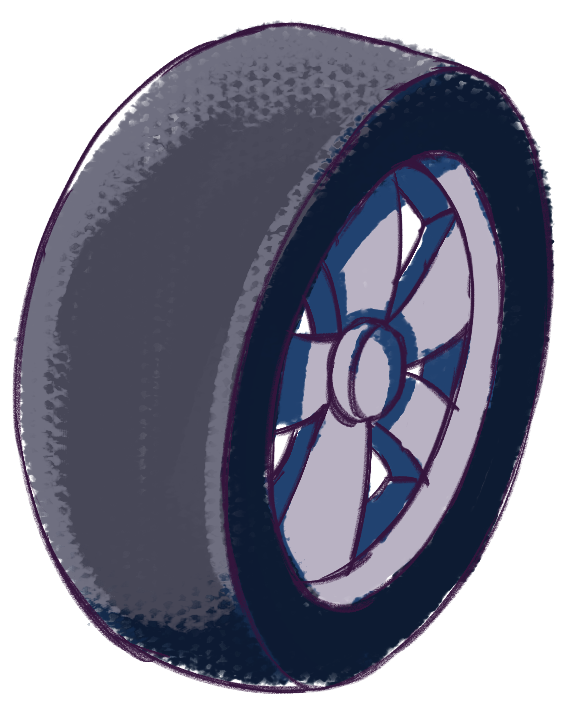
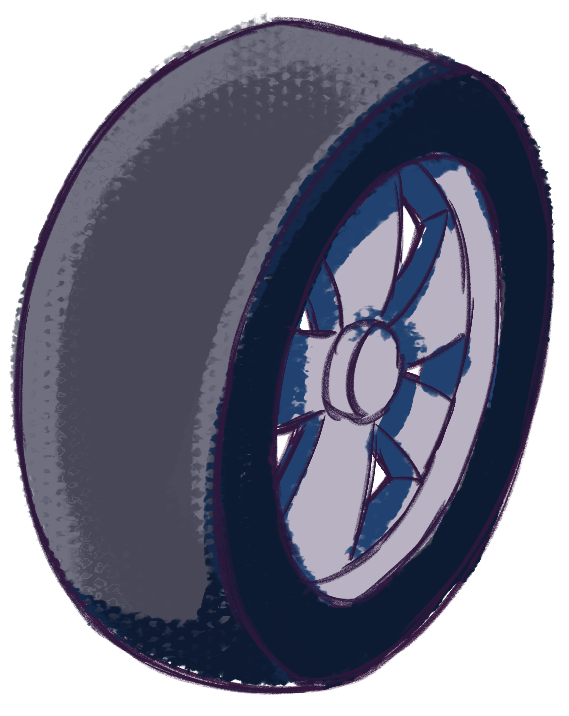
Two versions of the same layered image (569 x 716). Layer-by-layer changes:
showed "3" over [13, 16, 555, 694]
showed "2" over [9, 12, 555, 695]
